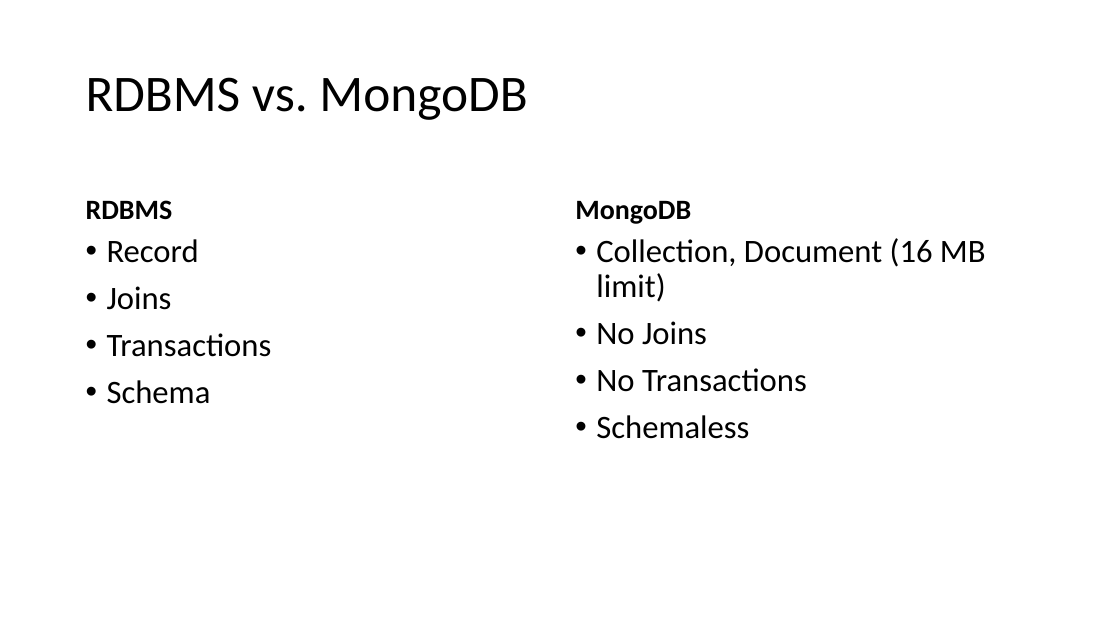
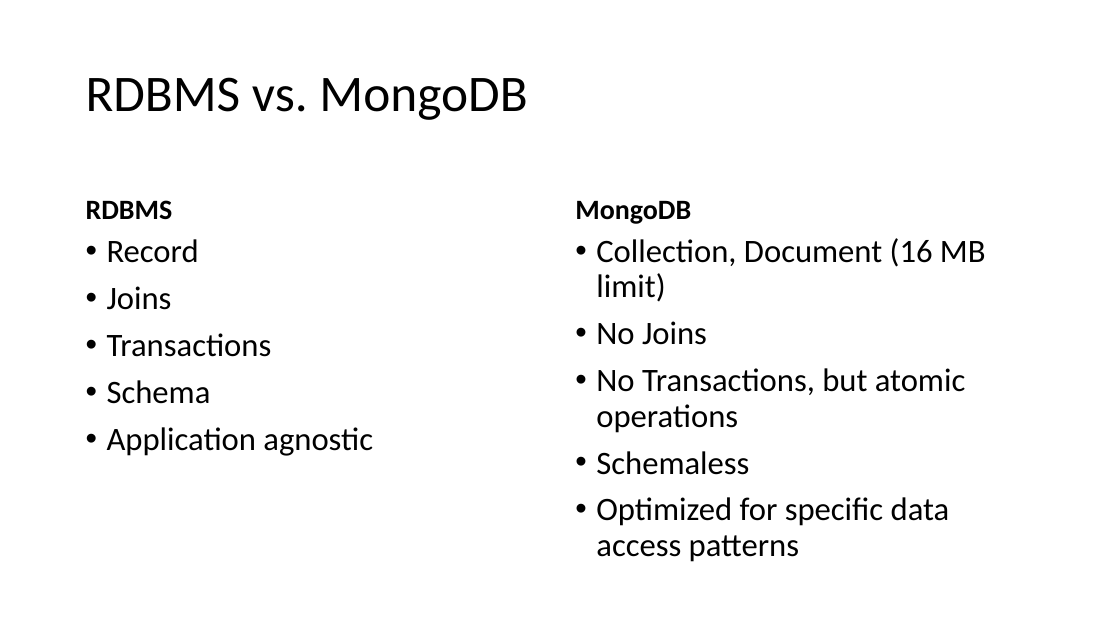
Before and after one commit to tiefenauer/m101j, a slide deck: slide 5 of m101j.pptx. Drawn at 1120x630 pixels with LibreOffice and Linux fonts; fonts in the diff are those of the drawing. Boxes give left, top, right and bottom in pixels: in the first picture for what was removed or moved away, otherwise in the second. Text is boxed around its words. In the diff, an @@ line names an element or a change of style, - is before the commit and + after.

Commit message:
updating presentation

```diff
--- a/m101j.pptx
+++ b/m101j.pptx
@@ text at box(596, 368, 965, 433): text changed @@
-• No Transactions
+• No Transactions, but atomic operations
@@ text at box(107, 427, 373, 456): paragraph added @@
+• Application agnostic
@@ text at box(596, 497, 950, 562): paragraph added @@
+• Optimized for specific data access patterns
```
Also in this commit, not shown: 2 other slides changed, 2 slides added.
